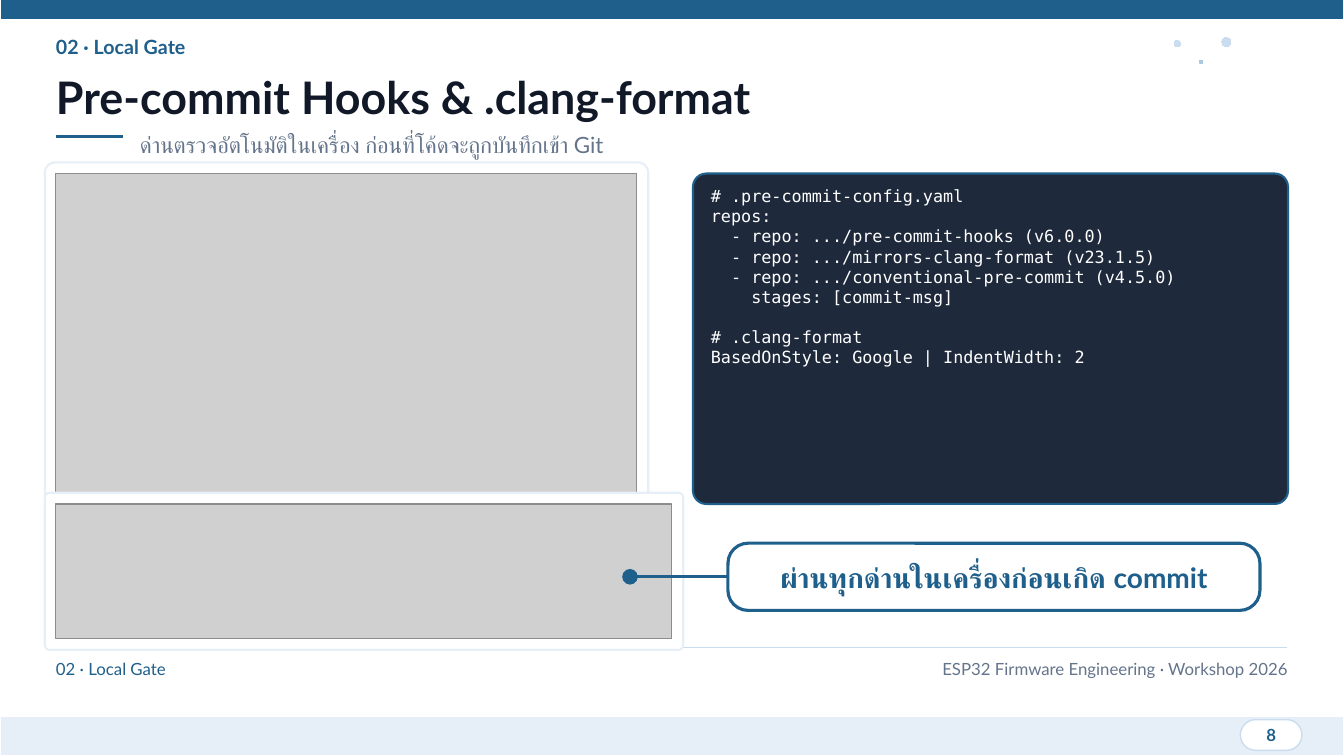
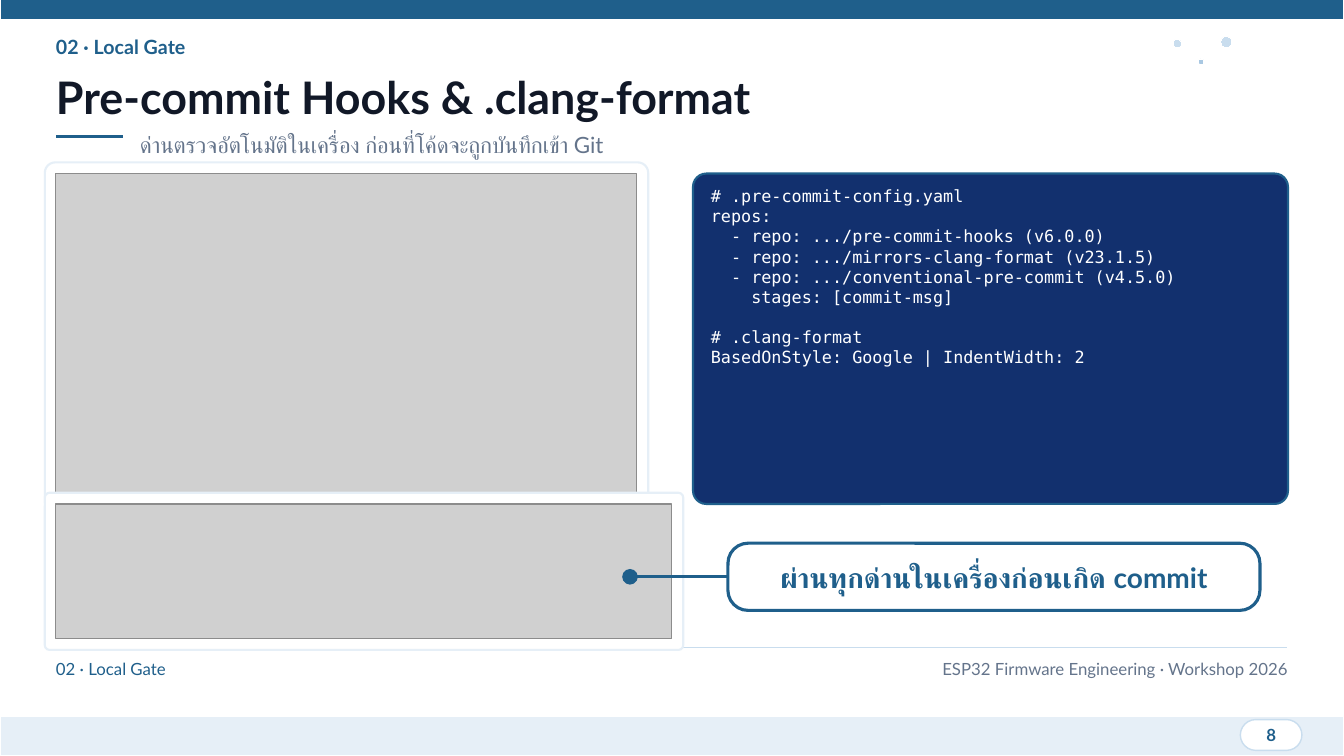
Before and after one commit to SavEe2429/git-practice, a slide deck: slide 8 of presentation/ESP32_Git_CICD_Workshop.pptx. Drawn at 1344x756 pixels with LibreOffice and Linux fonts; fonts in the diff are those of the drawing; grey boxes stand for pictures. Boxes give left, top, right and bottom in pixels: in the first picture for what was removed or moved away, otherwise in the second. Text is boxed around its words. In the diff, an @@ line names an element or a change of style, - is before the commit and + after.

Commit message:
style(presentation): enforce pure NDRS white-ice-navy palette without extra colors

```diff
--- a/presentation/ESP32_Git_CICD_Workshop.pptx
+++ b/presentation/ESP32_Git_CICD_Workshop.pptx
@@ rounded rectangle "# .pre-commit-config.yaml" at [694,173,1289,504]: fill #1E293B to #12306E @@
```
Also in this commit, not shown: 8 other slides changed, 1 other file.
